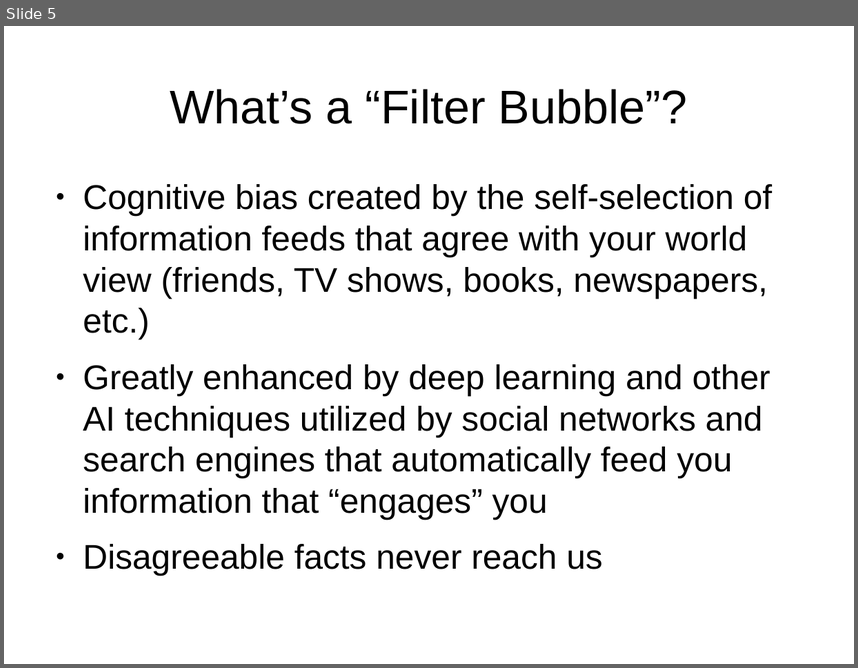
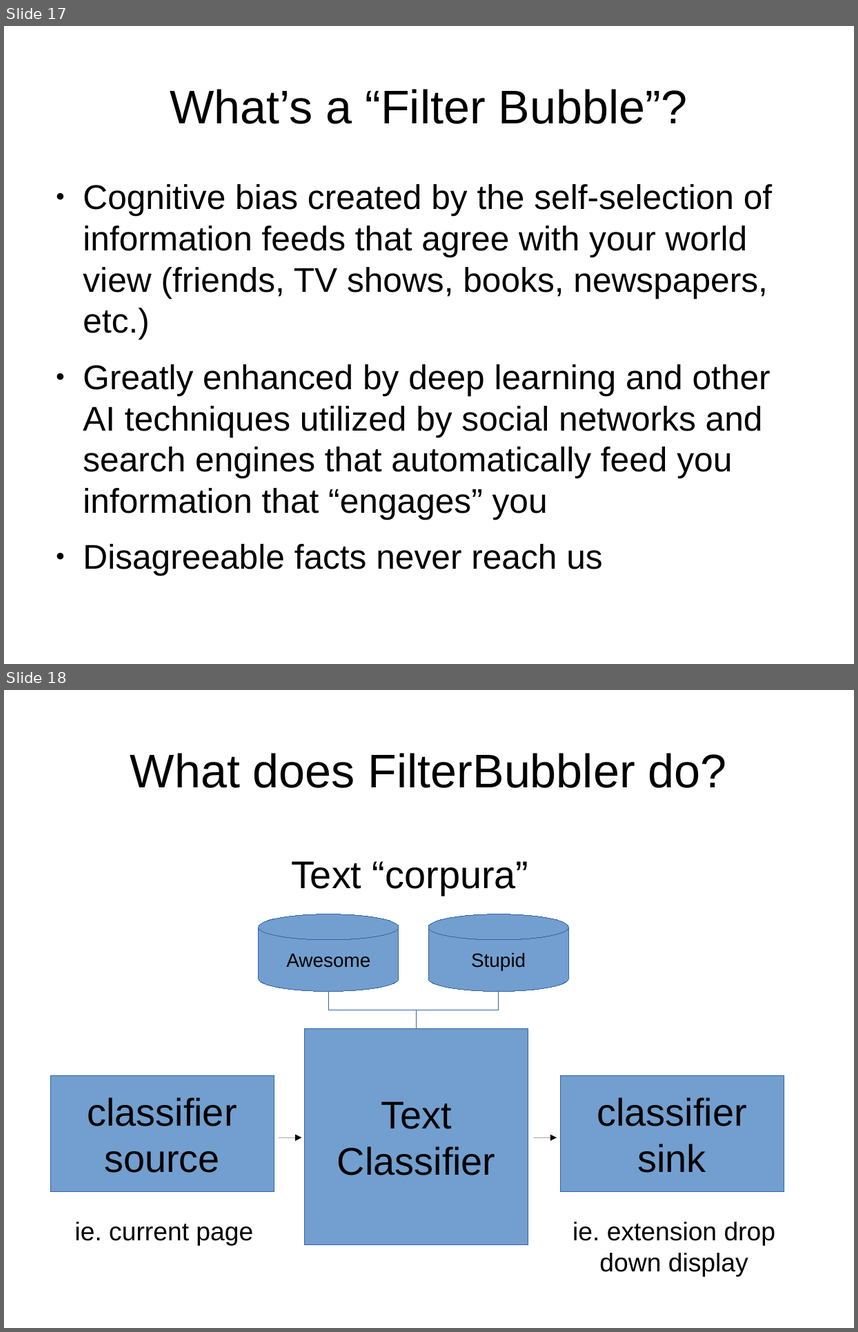
Before and after one commit to filterbubbler/java-tour-slides, a slide deck: java-talk.odp. Shown one above the other, each under a label of ours: slide 5 before the commit, slides 17 and 18 after it. The pictures are 858x668 and 858x1332 pixels, drawn with LibreOffice and Linux fonts; fonts in the diff are those of the drawing. Boxes give left, top, right and bottom in pixels: in the first picture for what was removed or moved away, otherwise in the second. Text is boxed around its words. In the diff, an @@ line names an element or a change of style, - is before the commit and + after.

```diff
--- a/java-talk.odp
+++ b/java-talk.odp
@@ slide 18 added at [4, 690, 854, 1328], background #FFFFFF @@
@@ title added at [130, 753, 727, 788], 44 pt, text #000000 @@
+What does FilterBubbler do?
@@ text added at [291, 861, 529, 895], 36 pt, text #000000 @@
+Text “corpura”
@@ cylinder added at [259, 914, 399, 992], fill #729FCF, outline #3465A4 0 pt, 18 pt, text #000000 @@
+Awesome
@@ cylinder added at [428, 914, 568, 992], fill #729FCF, outline #3465A4 0 pt, 18 pt, text #000000 @@
+Stupid
@@ elbow line added from (417, 1029) to (329, 992), #3465A4 0 pt @@
@@ elbow line added from (417, 1029) to (499, 992), #3465A4 0 pt @@
@@ rectangle added at [305, 1029, 528, 1245], fill #729FCF, outline #3465A4 0 pt, 36 pt, text #000000 @@
+Text
+Classifier
@@ rectangle added at [50, 1076, 274, 1192], fill #729FCF, outline #3465A4 0 pt, 36 pt, text #000000 @@
+classifier
+source
@@ rectangle added at [560, 1076, 784, 1192], fill #729FCF, outline #3465A4 0 pt, 36 pt, text #000000 @@
+classifier
+sink
@@ arrow added from (279, 1137) to (302, 1137), #000000 0 pt @@
@@ arrow added from (534, 1137) to (557, 1137), #000000 0 pt @@
@@ text added at [75, 1221, 253, 1245], 24 pt, text #000000 @@
+ie. current page
@@ text added at [573, 1221, 776, 1276], 24 pt, text #000000 @@
+ie. extension drop down display
@@ what was slide 5 is now slide 17 @@
```
Also in this commit, not shown: 1 slide changed, 10 other slides added, 2 slides removed, 1 other file.
